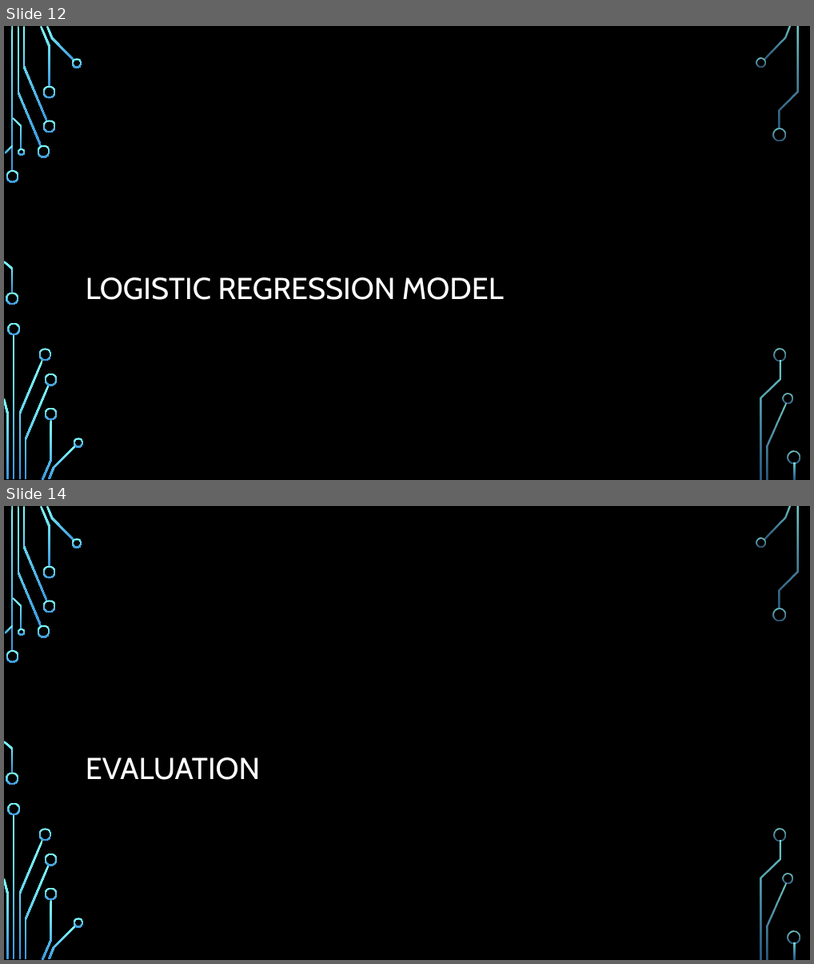
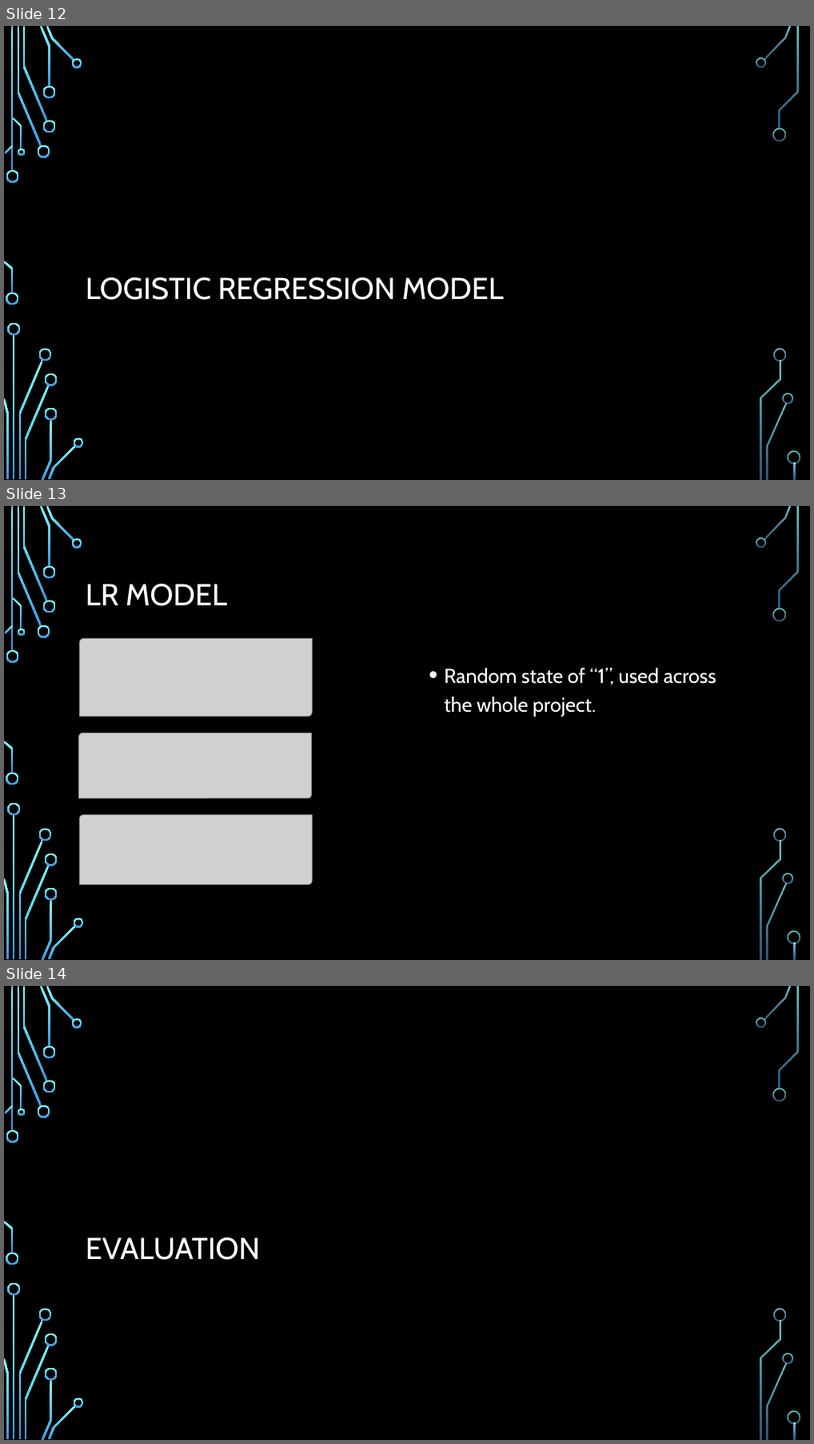
Before and after one commit to ddaniel2024/Project-4, a slide deck: Employee Attrition Prediction Presentation.pptx. Shown one above the other, each under a label of ours: slides 12 and 14 before the commit, slides 12, 13 and 14 after it; the slides between them are not shown. The pictures are 814x964 and 814x1444 pixels, drawn with LibreOffice and Linux fonts; fonts in the diff are those of the drawing; grey boxes stand for pictures; background and template pictures are left out. Boxes give left, top, right and bottom in pixels: in the first picture for what was removed or moved away, otherwise in the second. Text is boxed around its words. In the diff, an @@ line names an element or a change of style, - is before the commit and + after.

```diff
--- a/Employee Attrition Prediction Presentation.pptx
+++ b/Employee Attrition Prediction Presentation.pptx
@@ slide 13 added at (4, 506, 810, 960), background picture (left out); not listed: 36 template elements that a slide beside it also shows @@
@@ title added at (86, 584, 227, 606), 36 pt, text #FFFFFF @@
+LR MODEL
@@ picture added at (80, 639, 313, 716) @@
@@ text added at (444, 668, 717, 716), 24 pt, text #FFFFFF @@
+• Random state of “1”, used across the whole project.
@@ picture added at (79, 733, 312, 798) @@
@@ picture added at (80, 815, 313, 884) @@
```
Also in this commit, not shown: 13 slides changed, 7 other slides added, 8 slides removed, 10 other files.
